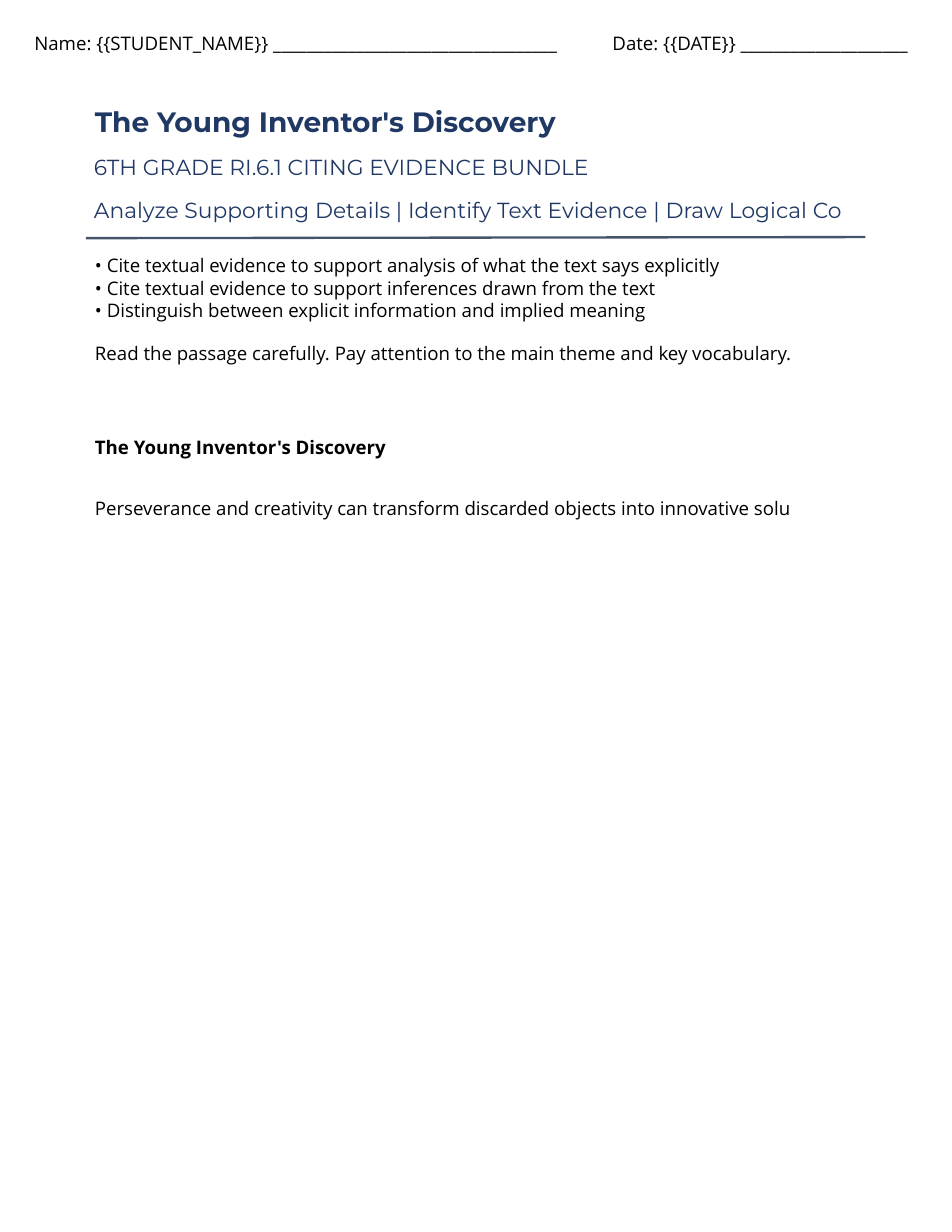
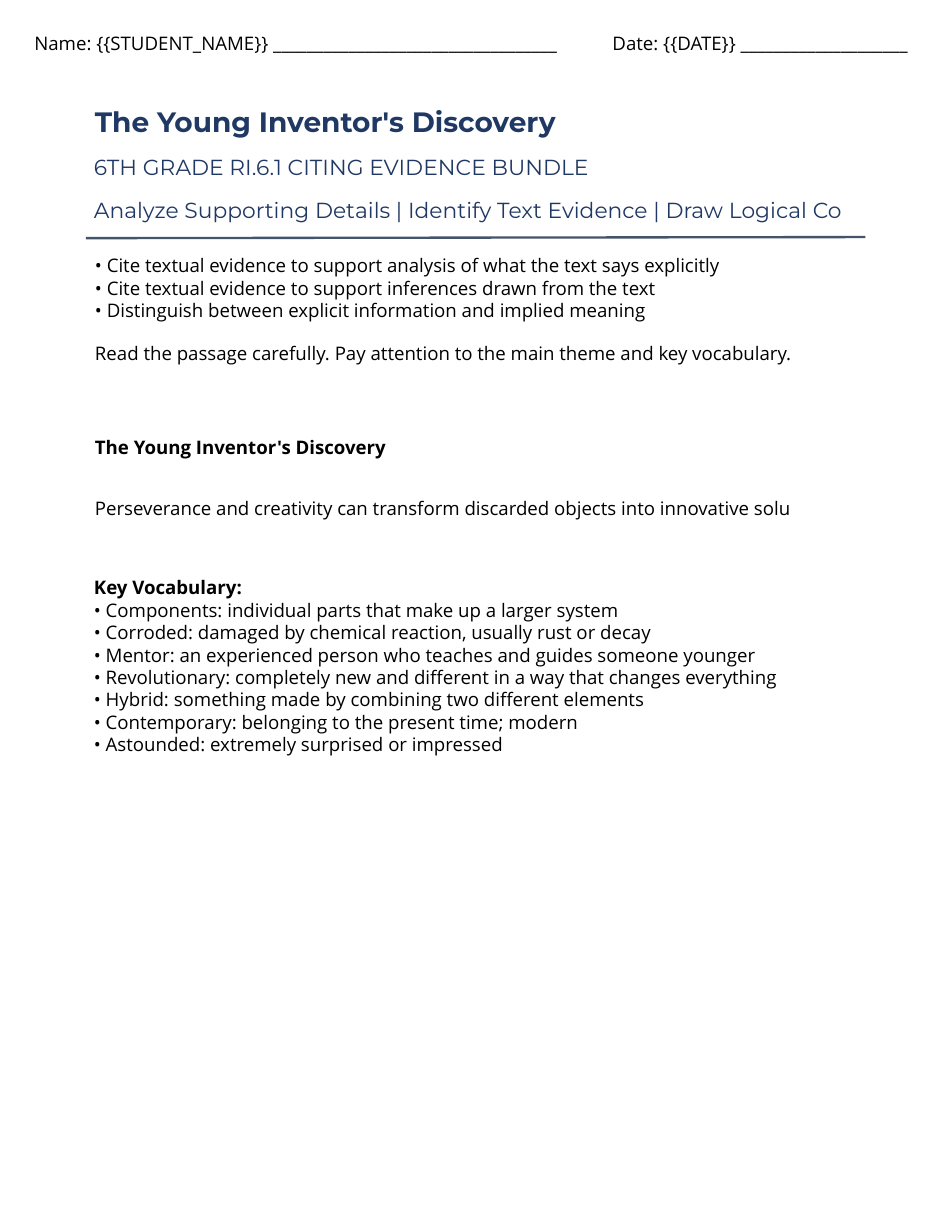
Before and after one commit to buttmazhar844-lang/rbb_engine_backend, a slide deck: slide 1 of rbb-drive/product_2/anchor_reading_passage.pptx. Drawn at 952x1232 pixels with LibreOffice and Linux fonts; fonts in the diff are those of the drawing; background and template pictures are left out. Boxes give left, top, right and bottom in pixels: in the first picture for what was removed or moved away, otherwise in the second. Text is boxed around its words. In the diff, an @@ line names an element or a change of style, - is before the commit and + after.

```diff
--- a/rbb-drive/product_2/anchor_reading_passage.pptx
+++ b/rbb-drive/product_2/anchor_reading_passage.pptx
@@ text added at (94,579,776,756), 12 pt, text #000000 @@
+Key Vocabulary:
+• Components: individual parts that make up a larger system
+• Corroded: damaged by chemical reaction, usually rust or decay
+• Mentor: an experienced person who teaches and guides someone younger
+• Revolutionary: completely new and different in a way that changes everything
+• Hybrid: something made by combining two different elements
+• Contemporary: belonging to the present time; modern
+• Astounded: extremely surprised or impressed
```
Also in this commit, not shown: 2 slides added, 2 slides removed, 7 other files.
